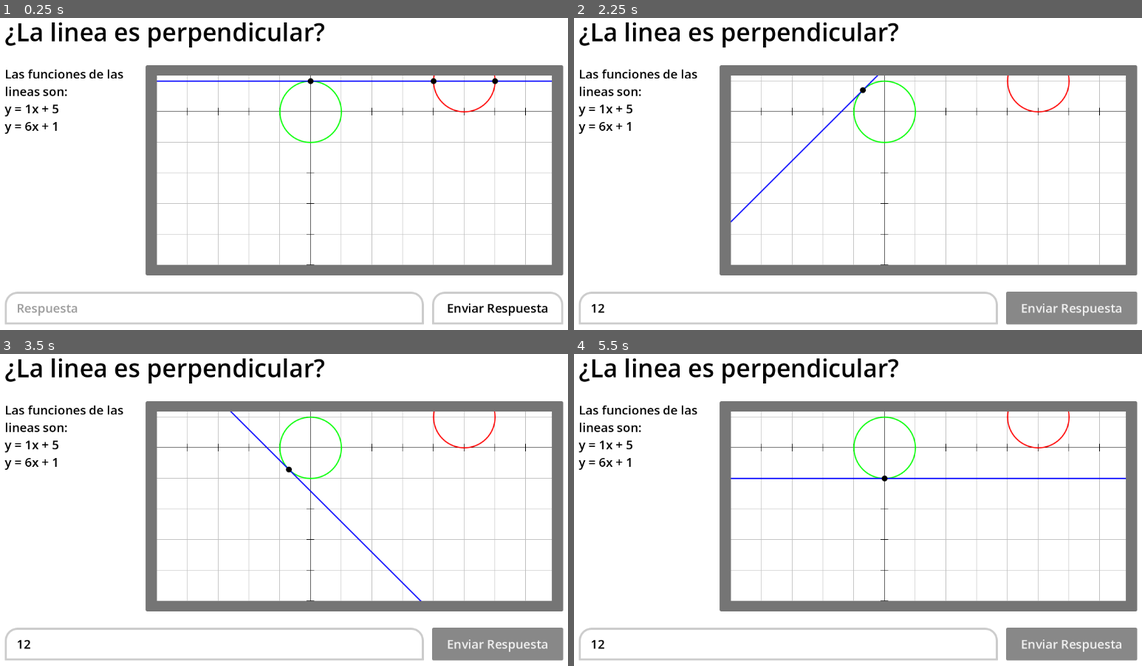
Above: before the commit, frames 1-4 (two rows, left to right).
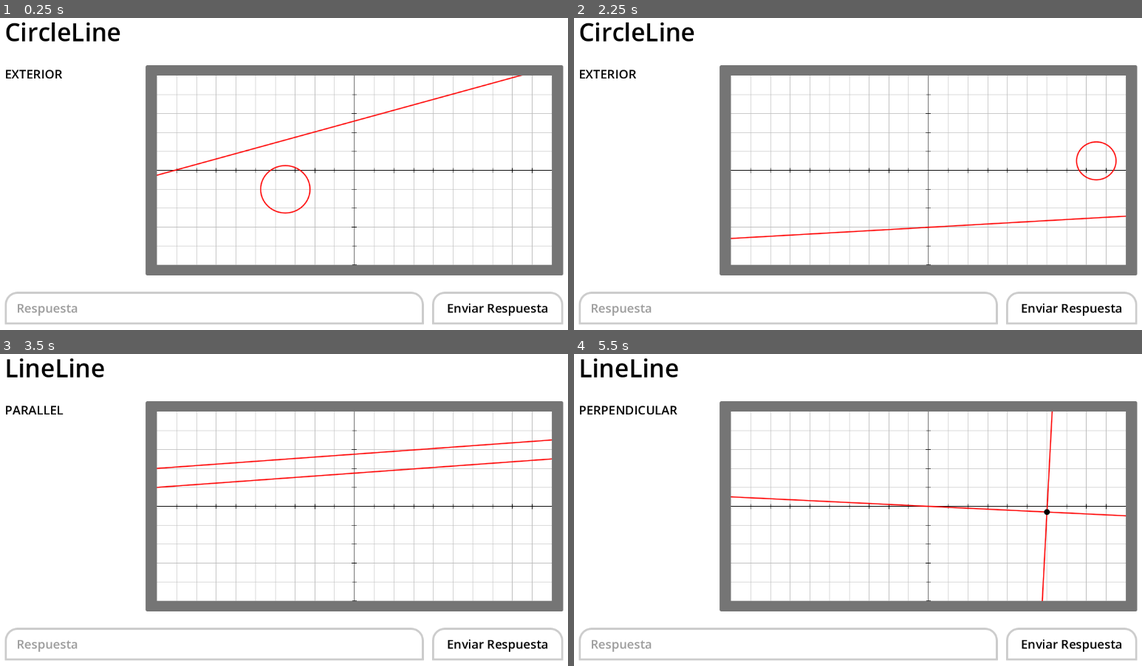
Above: after the commit, the same moments.

Repository: SalticHash/Lines
Game: Godot game, scene res://question/question.tscn
The game is run twice, just before and just after one commit, with the same random seed, the same clock (stepped at 60 frames per second) and the same inputs. The project has no main scene, so this scene is started directly.
Inputs (mouse positions are in pixels of both pictures, inside the frame that each line leads up to):
- Up to frame 1 (0.25 s): no input
- Up to frame 2 (2.25 s): click (789, 308) at 0.52 s; type "12" at 0.6 s; click "Enviar Respuesta" at 1.25 s; tap Enter (ui_accept) at 2, 2.1 s; hold D (test_right) from 2.03 s (still down)
- Up to frame 3 (3.5 s): tap Enter (ui_accept) at 2.27, 2.57, 2.85, 3.02, 3.32 s; release D (test_right) at 2.78 s; hold S (test_down) from 2.78 s (still down)
- Up to frame 4 (5.5 s): release S (test_down) at 3.53 s; hold D (test_right) 3.53-4.28 s; tap Enter (ui_accept) at 3.6, 4.35, 4.52, 4.82, 5.1, 5.27 s; hold W (test_up) 4.28-5.03 s; hold A (test_left) from 5.03 s (still down)

The runs differ from the first frame. In frame 1, 7.3% of the frame differs, in the area x 0-98%, y 1-80%; in frame 2, 9.8%; in frame 3, 10%, in the area x 0-100%, y 1-99%; in frame 4, 10%.

Commit message:
Problem generator, Point Shape
Added Point Shape
Added Init variables to Shapes
Made the problem generator

Diff:
--- a/main_menu/math_renderer.tscn
+++ b/main_menu/math_renderer.tscn
@@ -1,8 +1,6 @@
 [gd_scene format=3 uid="uid://b5e1r2soagjcc"]
 
 [ext_resource type="Script" uid="uid://c1l00t7w8csdl" path="res://math_renderer/math_renderer.gd" id="1_4k6sn"]
-[ext_resource type="Script" uid="uid://clmpo36uaprwd" path="res://math_renderer/objects/line.gd" id="2_1e4qy"]
-[ext_resource type="Script" uid="uid://bg6y2ga0ex1b" path="res://math_renderer/objects/circle.gd" id="3_wrt2o"]
 
 [node name="MathRenderer" type="Control" unique_id=942960041]
 layout_mode = 3
@@ -12,19 +10,3 @@
 grow_horizontal = 2
 grow_vertical = 2
 script = ExtResource("1_4k6sn")
-
-[node name="Circle" type="Node" parent="." unique_id=154076372]
-script = ExtResource("3_wrt2o")
-position = Vector2(5, 1)
-metadata/_custom_type_script = "uid://bg6y2ga0ex1b"
-
-[node name="Circle2" type="Node" parent="." unique_id=1309300069]
-script = ExtResource("3_wrt2o")
-color = Color(0, 1, 0, 1)
-metadata/_custom_type_script = "uid://bg6y2ga0ex1b"
-
-[node name="Line" type="Node" parent="." unique_id=1361556223]
-script = ExtResource("2_1e4qy")
-m = 0.0
-color = Color(0, 0, 1, 1)
-metadata/_custom_type_script = "uid://clmpo36uaprwd"
--- a/math_renderer/math_renderer.gd
+++ b/math_renderer/math_renderer.gd
@@ -1,19 +1,20 @@
 extends Control
 
-var view: Rect2 = Rect2(-5, -5, 10, 10)
+var view: Rect2 = Rect2(-5 * 2, -2.5 * 2, 10 * 2, 5 * 2)
 var cm: float = 0.0
 var cb: float = 0.0
 
+
 func _process(delta: float) -> void:
-	view.size = size / 60
+	#view.size = size / 60
 	var dir = Input.get_vector(&"ui_left", &"ui_right", &"ui_down", &"ui_up")
 	view.position += delta * dir * 60 * Vector2(view.size.x / size.x, view.size.y / size.y)
-	cm += Input.get_axis(&"test_left", &"test_right") * delta * TAU * (1.0/2.0)
-	cb += Input.get_axis(&"test_down", &"test_up") * 60 * delta * 0.125
-	var a = snappedf(cm, PI/8.0)
-	if abs(tan(a)) < PI:
-		$Line.m = tan(a)
-		$Line.b = 1 / sin(PI / 2 - a) - ($Line.m * 0)
+	#cm += Input.get_axis(&"test_left", &"test_right") * delta * TAU * (1.0/2.0)
+	#cb += Input.get_axis(&"test_down", &"test_up") * 60 * delta * 0.125
+	#var a = snappedf(cm, PI/8.0)
+	#if abs(tan(a)) < PI:
+		#$Line.m = tan(a)
+		#$Line.b = 1 / sin(PI / 2 - a) - ($Line.m * 0)
 	queue_redraw()
 
 func _draw() -> void:
@@ -30,6 +31,9 @@
 
 	for node in get_children():
 		if node is not Shape: continue
+		if node is Point:
+			graph_points([node.position], node.color)
+			continue
 		for sibling in get_children():
 			if intersections_drawn.has(hash(sibling) + hash(node)):
 				continue
@@ -45,9 +49,9 @@
 			intersections_drawn[hash(sibling) + hash(node)] = true
 			graph_points(p)
 
-func graph_points(points: Array[Vector2]) -> void:
+func graph_points(points: Array[Vector2], color: Color = Color.BLACK) -> void:
 	for point: Vector2 in points:
-		draw_circle(locv(point), 5, Color.BLACK,  true, -1.0, true)
+		draw_circle(locv(point), 5, color,  true, -1.0, true)
 
 func circle_line_intersects(m: float, b: float, r: float, p: Vector2) -> Array[Vector2]:
 	var a = 1 + m*m
--- a/math_renderer/objects/circle.gd
+++ b/math_renderer/objects/circle.gd
@@ -4,5 +4,9 @@
 @export var radius: float = 1.0
 @export var position: Vector2 = Vector2.ZERO
 
+func _init(_radius: float = 1.0, _position: Vector2 = Vector2.ZERO) -> void:
+	radius = _radius
+	position = _position
+
 func has_point(p: Vector2):
 	return is_equal_approx(p.distance_squared_to(position), radius*radius)
--- a/math_renderer/objects/line.gd
+++ b/math_renderer/objects/line.gd
@@ -3,6 +3,11 @@
 
 @export var m: float = 1.0
 @export var b: float = 0.0
+
+func _init(_m: float = 1.0, _b: float = 0.0) -> void:
+	m = _m
+	b = _b
+
 
 func set_from_points(one: Vector2, two: Vector2) -> void:
 	m = (two.y - one.y) / (two.x - one.x)
--- /dev/null
+++ b/math_renderer/objects/point.gd
@@ -0,0 +1,7 @@
+extends Shape
+class_name Point
+
+@export var position: Vector2 = Vector2.ZERO
+func _init(_position_or_x, _y: float = NAN) -> void:
+	if !is_nan(_y): position = Vector2(_position_or_x, _y)
+	else: position = _position_or_x
--- /dev/null
+++ b/question/question.gd
@@ -0,0 +1,112 @@
+extends Control
+
+enum LineLineProblem {
+	PARALLEL,
+	PERPENDICULAR,
+	SECANT
+}
+enum CircleLineProblem {
+	SECANT,
+	TANGENT,
+	EXTERIOR
+}
+enum ProblemType {
+	LineLine,
+	CircleLine,
+}
+
+func rand_range(from: float, to: float, step: float) -> float:
+	return snappedf(randf_range(from, to), step)
+
+func half_n_half(from1: float, to1: float, from2: float, to2: float, step: float) -> float:
+	if rand_range(from1, to2, step) <= to1:
+		return rand_range(from1, to1, step)
+	else:
+		return rand_range(from2, to2, step)
+
+func _ready() -> void:
+	var render = %MathRenderer
+	var probType: ProblemType = ProblemType.values().pick_random()
+	if probType == ProblemType.CircleLine:
+		var variation = CircleLineProblem.values().pick_random()
+		%Title.text = ProblemType.find_key(probType)
+		%Desc.text = CircleLineProblem.find_key(variation)
+		var r = rand_range(0.5, 2.5, 0.25)
+		var pos = Vector2(
+			rand_range(render.view.position.x + r, render.view.end.x - r, 0.5),
+			rand_range(render.view.position.y + r, render.view.end.y - r, 0.5)
+		)
+		var circle = Circle.new(
+			r,
+			pos
+		)
+		var line = Line.new()
+		var distance = 0.0
+		var angle = pos.angle_to_point(Vector2.ZERO)
+		if abs(tan(angle)) > TAU: angle = PI/3.0
+		render.add_child(circle)
+		render.add_child(line)
+		match variation:
+			CircleLineProblem.EXTERIOR: distance = rand_range(circle.radius + 0.25, 3.0, 0.25)
+			CircleLineProblem.SECANT: distance = rand_range(0.0, circle.radius - 0.25, 0.25)
+			CircleLineProblem.TANGENT: distance = circle.radius
+		line.m = tan(angle)
+		var offset = circle.position + distance * Vector2(cos(angle + PI/2.0), sin(angle + PI/2.0))
+		line.b = line.m * -offset.x + offset.y
+	if probType == ProblemType.LineLine:
+		var variation = LineLineProblem.values().pick_random()
+		%Title.text = ProblemType.find_key(probType)
+		%Desc.text = LineLineProblem.find_key(variation)
+		var line1 = Line.new()
+
+		var vertical = randi_range(0, 1)
+		if vertical:
+			var top_point = rand_range(render.view.position.x, render.view.end.x, 0.5)
+			var bottom_point = half_n_half(
+				render.view.position.x, top_point - 0.5,
+				top_point + 0.5, render.view.end.x, 0.5
+			)
+			line1.set_from_points(
+				Vector2(top_point, render.view.position.y),
+				Vector2(bottom_point, render.view.end.y),
+			)
+		else:
+			var left_point = rand_range(render.view.position.y, render.view.end.y, 0.5)
+			var right_point = half_n_half(
+				render.view.position.y, left_point - 0.5,
+				left_point + 0.5, render.view.end.y, 0.5
+			)
+			line1.set_from_points(
+				Vector2(render.view.position.x, left_point),
+				Vector2(render.view.end.x, right_point),
+			)
+		var line2 = Line.new()
+		match variation:
+			LineLineProblem.PARALLEL:
+				line2.m = line1.m
+				if vertical: line2.b = line1.b + half_n_half(-3.0, -1.0, 1.0, 3.0, 0.25) * line1.m
+				else: line2.b = line1.b + half_n_half(-3.0, -1.0, 1.0, 3.0, 0.25)
+			LineLineProblem.SECANT:
+				var offset: Vector2
+				if vertical: offset = line1.get_point_at_y(rand_range(render.view.position.y, render.view.end.y, 0.25))
+				else: offset = line1.get_point_at_x(rand_range(render.view.position.x, render.view.end.x, 0.25))
+				var angle = (atan(line1.m) + PI / 2) + half_n_half(-PI/4.0, -PI/8.0, PI/8.0, PI/4.0, PI/8.0)
+				line2.m = tan(angle)
+				line2.b = offset.y + line2.m * -offset.x
+			LineLineProblem.PERPENDICULAR:
+				var offset: Vector2
+				if vertical: offset = line1.get_point_at_y(rand_range(render.view.position.y, render.view.end.y, 0.25))
+				else: offset = line1.get_point_at_x(rand_range(render.view.position.x, render.view.end.x, 0.25))
+				line2.m = -1.0 / line1.m
+				line2.b = offset.y + line2.m * -offset.x
+
+
+		render.add_child(line1)
+		render.add_child(line2)
+
+
+
+# Called every frame. 'delta' is the elapsed time since the previous frame.
+func _process(_delta: float) -> void:
+	if Input.is_action_just_pressed("ui_accept"):
+		get_tree().reload_current_scene()
--- a/question/question.tscn
+++ b/question/question.tscn
@@ -1,6 +1,7 @@
 [gd_scene format=3 uid="uid://coeg0r8mt3scm"]
 
 [ext_resource type="PackedScene" uid="uid://b5e1r2soagjcc" path="res://main_menu/math_renderer.tscn" id="1_gx327"]
+[ext_resource type="Script" uid="uid://c6g6vh46bg7vj" path="res://question/question.gd" id="1_t81u5"]
 
 [sub_resource type="StyleBoxFlat" id="StyleBoxFlat_gx327"]
 bg_color = Color(1, 1, 1, 1)
@@ -44,6 +45,7 @@
 grow_horizontal = 2
 grow_vertical = 2
 theme = SubResource("Theme_gx327")
+script = ExtResource("1_t81u5")
 
 [node name="VBoxContainer" type="VBoxContainer" parent="." unique_id=1794951517]
 layout_mode = 1
@@ -58,7 +60,8 @@
 grow_vertical = 2
 theme_override_constants/separation = 32
 
-[node name="Label" type="Label" parent="VBoxContainer" unique_id=359418146]
+[node name="Title" type="Label" parent="VBoxContainer" unique_id=359418146]
+unique_name_in_owner = true
 layout_mode = 2
 text = "¿La linea es perpendicular?"
 
@@ -66,7 +69,8 @@
 layout_mode = 2
 size_flags_vertical = 3
 
-[node name="RichTextLabel" type="RichTextLabel" parent="VBoxContainer/HBoxContainer" unique_id=573443328]
+[node name="Desc" type="RichTextLabel" parent="VBoxContainer/HBoxContainer" unique_id=573443328]
+unique_name_in_owner = true
 layout_mode = 2
 size_flags_horizontal = 3
 size_flags_stretch_ratio = 0.25
@@ -93,6 +97,7 @@
 grow_vertical = 2
 
 [node name="MathRenderer" parent="VBoxContainer/HBoxContainer/RendererPanel/ClipRegion" unique_id=942960041 instance=ExtResource("1_gx327")]
+unique_name_in_owner = true
 layout_mode = 1
 
 [node name="HBoxContainer2" type="HBoxContainer" parent="VBoxContainer" unique_id=627182048]
Not shown, added: math_renderer/objects/point.gd.uid
Not shown, added: question/question.gd.uid
